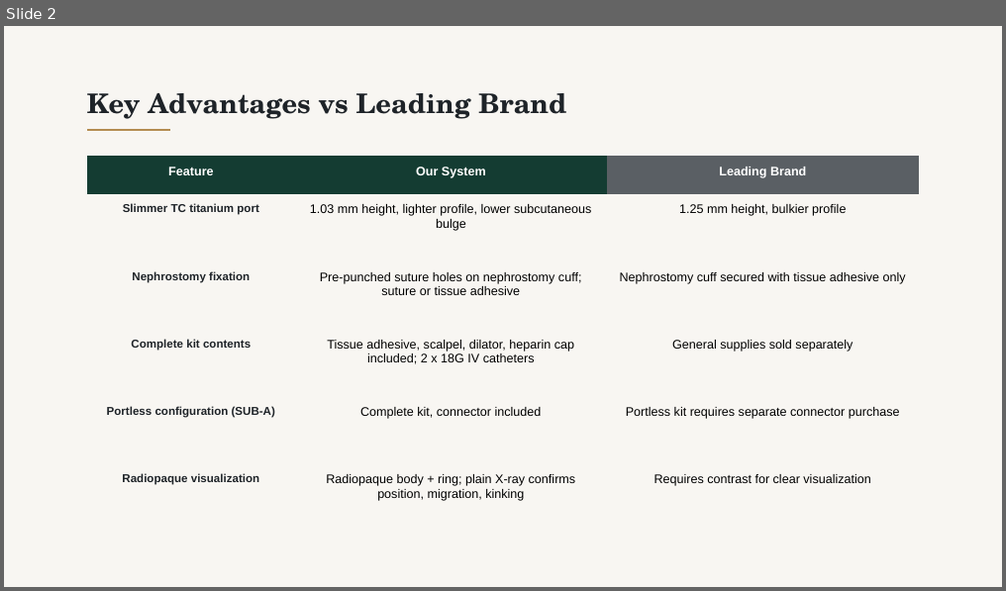
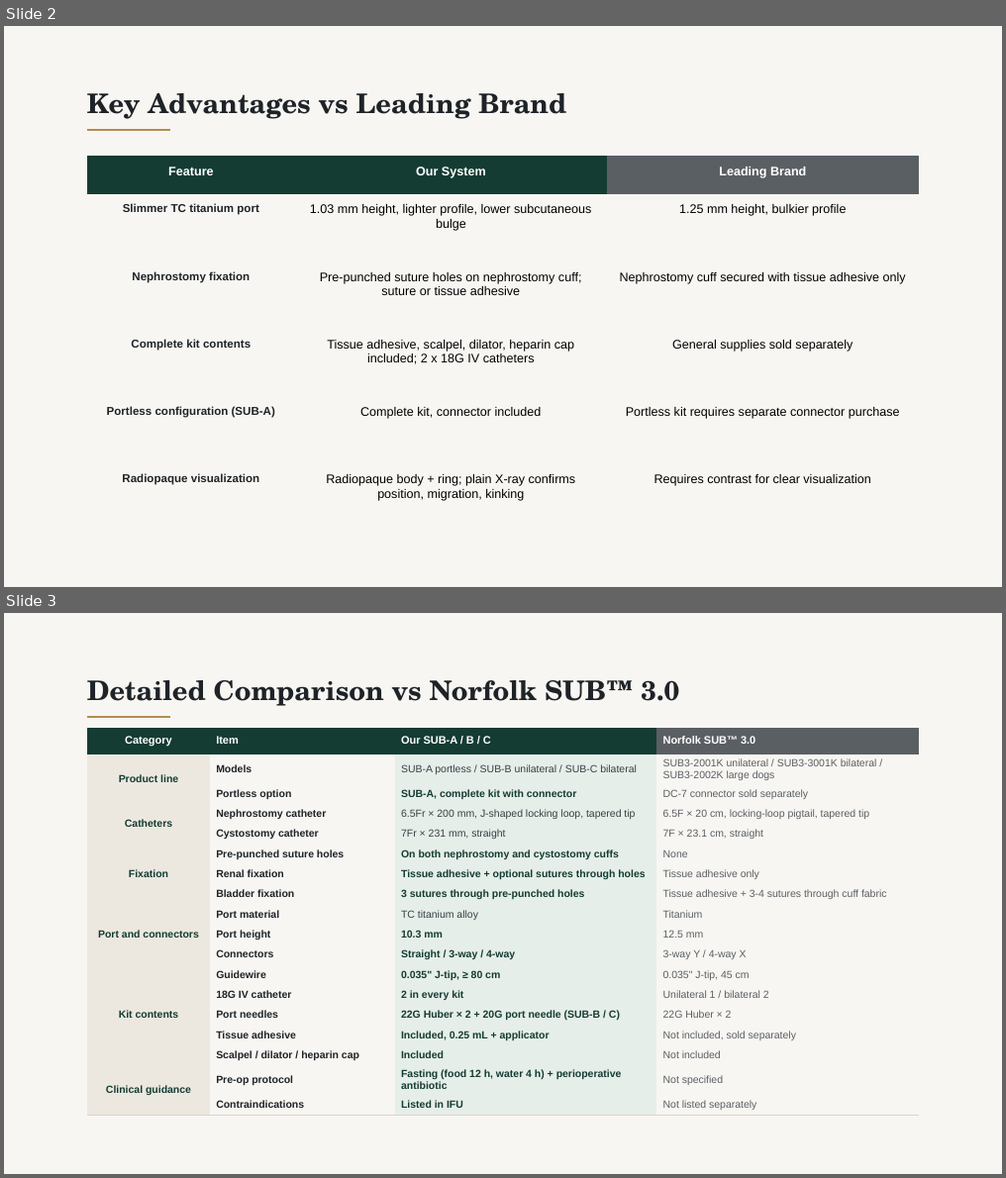
Before and after one commit to pikrosart-jpg/Material, a slide deck: Feline_SUB_System_Introduction_v72.pptx. Shown one above the other, each under a label of ours: slide 2 before the commit, slides 2 and 3 after it. The pictures are 1006x591 and 1006x1178 pixels, drawn with LibreOffice and Linux fonts; fonts in the diff are those of the drawing. Boxes give left, top, right and bottom in pixels: in the first picture for what was removed or moved away, otherwise in the second. Text is boxed around its words. In the diff, an @@ line names an element or a change of style, - is before the commit and + after.

```diff
--- a/Feline_SUB_System_Introduction_v72.pptx
+++ b/Feline_SUB_System_Introduction_v72.pptx
@@ slide 3 added at (4,613,1002,1174), background #F8F6F2 @@
@@ text added at (87,680,679,706), 26 pt, text #1E2328, bold @@
+Detailed Comparison vs Norfolk SUB™ 3.0
@@ line added from (87, 717) to (170, 717), #B48C50 2 pt @@
@@ table added at (87,728,919,1114), 18 rows, 4 columns @@
+Category | Item | Our SUB-A / B / C | Norfolk SUB™ 3.0
+Product line | Models | SUB-A portless / SUB-B unilateral / SUB-C bilateral | SUB3-2001K unilateral / SUB3-3001K bilateral / SUB3-2002K large dogs
+ | Portless option | SUB-A, complete kit with connector | DC-7 connector sold separately
+Catheters | Nephrostomy catheter | 6.5Fr × 200 mm, J-shaped locking loop, tapered tip | 6.5F × 20 cm, locking-loop pigtail, tapered tip
+ | Cystostomy catheter | 7Fr × 231 mm, straight | 7F × 23.1 cm, straight
+Fixation | Pre-punched suture holes | On both nephrostomy and cystostomy cuffs | None
+ | Renal fixation | Tissue adhesive + optional sutures through holes | Tissue adhesive only
+ | Bladder fixation | 3 sutures through pre-punched holes | Tissue adhesive + 3-4 sutures through cuff fabric
+Port and connectors | Port material | TC titanium alloy | Titanium
+ | Port height | 10.3 mm | 12.5 mm
+ | Connectors | Straight / 3-way / 4-way | 3-way Y / 4-way X
+Kit contents | Guidewire | 0.035" J-tip, ≥ 80 cm | 0.035" J-tip, 45 cm
+ | 18G IV catheter | 2 in every kit | Unilateral 1 / bilateral 2
+ | Port needles | 22G Huber × 2 + 20G port needle (SUB-B / C) | 22G Huber × 2
+ | Tissue adhesive | Included, 0.25 mL + applicator | Not included, sold separately
+ | Scalpel / dilator / heparin cap | Included | Not included
+Clinical guidance | Pre-op protocol | Fasting (food 12 h, water 4 h) + perioperative antibiotic | Not specified
+ | Contraindications | Listed in IFU | Not listed separately
```
